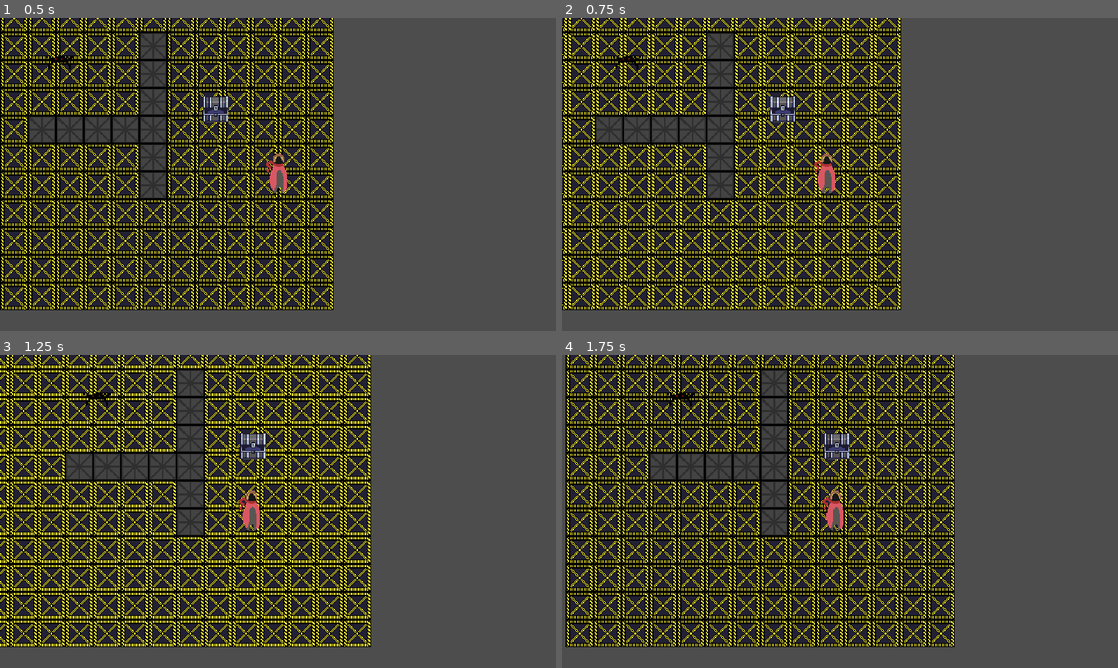
Above: before the commit, frames 1-4 (two rows, left to right).
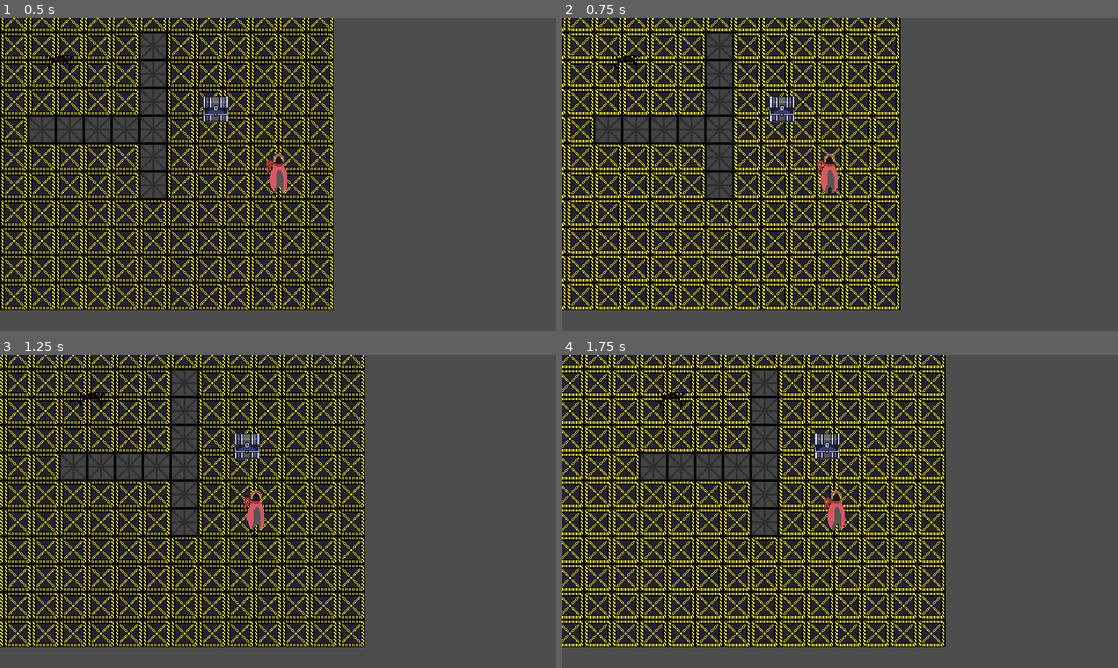
Above: after the commit, the same moments.

Repository: ArmanAmeri/9-Days-To-Live
Game: Godot game, scene res://Scenes/Main/scene_manager.tscn
The game is run twice, just before and just after one commit, with the same random seed, the same clock (stepped at 60 frames per second) and the same inputs.
Inputs:
- Up to frame 1 (0.5 s): no input
- Up to frame 2 (0.75 s): tap Enter at 0.5 s; hold A (a) from 0.53 s (still down)
- Up to frame 3 (1.25 s): keep holding A (a); tap D (d) at 0.8 s
- Up to frame 4 (1.75 s): release A (a) at 1.28 s; tap D (d) at 1.35 s; tap Space (dash) at 1.55 s

Frame 1 is identical in both runs. In frame 2, 26% of the frame differs, in the area x 0-61%, y 0-94%; in frame 3, 38%; in frame 4, 41%, in the area x 0-71%, y 0-94%.
Error before the commit: Parse Error: Could not find type "Player" in the current scope. (res://Scripts/Components/pathfinding_component.gd:40)

Commit message:
simple dash done

Diff:
--- a/Scenes/Enemies/enemy_test.tscn
+++ b/Scenes/Enemies/enemy_test.tscn
@@ -15,7 +15,7 @@
 
 [node name="EnemyTest" type="CharacterBody2D"]
 collision_layer = 2
-collision_mask = 41
+collision_mask = 40
 script = ExtResource("1_bd7i7")
 
 [node name="Sprite2D" type="Sprite2D" parent="."]
--- a/Scenes/Player/player.tscn
+++ b/Scenes/Player/player.tscn
@@ -39,7 +39,7 @@
 height = 48.0
 
 [node name="Player" type="CharacterBody2D" groups=["player"]]
-collision_mask = 42
+collision_mask = 40
 script = ExtResource("1_e3qtb")
 
 [node name="Sprite2D" type="Sprite2D" parent="."]
@@ -89,6 +89,14 @@
 [node name="MovementComponent" parent="." instance=ExtResource("3_vwc2x")]
 speed = 120.0
 
+[node name="Timers" type="Node" parent="."]
+
+[node name="DashTimer" type="Timer" parent="Timers"]
+wait_time = 0.12
+
+[node name="DashCooldown" type="Timer" parent="Timers"]
+wait_time = 0.738
+
 [node name="InputComponent" parent="." instance=ExtResource("6_1ifru")]
 
 [node name="InventoryComponent" parent="." instance=ExtResource("7_5pc3l")]
--- a/Scripts/Components/input_component.gd
+++ b/Scripts/Components/input_component.gd
@@ -3,8 +3,7 @@
 signal move_input(direction: Vector2, dashing: bool)
 
 @onready var inventory: Node2D = $"../InventoryComponent"
-
-@onready var item_dropper_component: Node2D = $"../ItemDropperComponent"
+@onready var dash_timer: Timer = $"../Timers/DashTimer"
 
 
 func _process(_delta: float) -> void:
@@ -19,7 +18,8 @@
 	if Input.is_action_pressed("w"):
 		direction.y -= 1
 
-	if Input.is_action_pressed("dash"):
+	if Input.is_action_just_pressed("dash"):
 		dashing = true
 
+
 	move_input.emit(direction, dashing)
--- a/Scripts/Components/movement_component.gd
+++ b/Scripts/Components/movement_component.gd
@@ -9,11 +9,10 @@
 # Reference to the parent CharacterBody2D
 @onready var character_body = get_parent() as CharacterBody2D
 
-func _ready() -> void:
-	speed = character_body.speed
 
 func _physics_process(_delta: float) -> void:
 	if character_body:
+		speed = character_body.speed
 		if velocity != Vector2.ZERO:
 			character_body.velocity = velocity.normalized() * speed
 			character_body.move_and_slide()
--- a/Scripts/Player/player.gd
+++ b/Scripts/Player/player.gd
@@ -1,17 +1,30 @@
 extends CharacterBody2D
+
+class_name Player
 
 @onready var movement_component = $MovementComponent
 @onready var input_component = $InputComponent
 @onready var inventory = $InventoryComponent
+@onready var dash_timer: Timer = $Timers/DashTimer
+@onready var dash_cooldown: Timer = $Timers/DashCooldown
 
-var dash: bool = false
+
+var can_dash: bool = true
+var speed: float = 100
+var orgspeed: float = 100
 
 func _ready() -> void:
 	input_component.connect("move_input", _on_move_input)
+	dash_timer.connect("timeout", _dash_stop)
+	dash_cooldown.connect("timeout", _dash_cooldown)
 
 func _on_move_input(direction: Vector2, dashing: bool) -> void:
 	movement_component.set_velocity(direction)
-	dash = dashing
+	if dashing and can_dash:
+		dash_timer.start()
+		speed += (speed/100)*300#%
+		can_dash = false
+		dash_cooldown.start()
 
 
 func inventoryAction(action: String, itemName: String, amount: int):
@@ -33,3 +46,10 @@
 		inventory.clear_inventory()
 	else:
 		print("Invalid Inventory Action")
+
+
+func _dash_stop() -> void:
+	speed = orgspeed
+
+func _dash_cooldown() -> void:
+	can_dash = true
Not shown: 1 places in Scenes/Enemies/enemy_test.tscn that only renumber resources
Not shown: 1 places in Scenes/Interactable Objects/test_chest.tscn that only renumber resources
